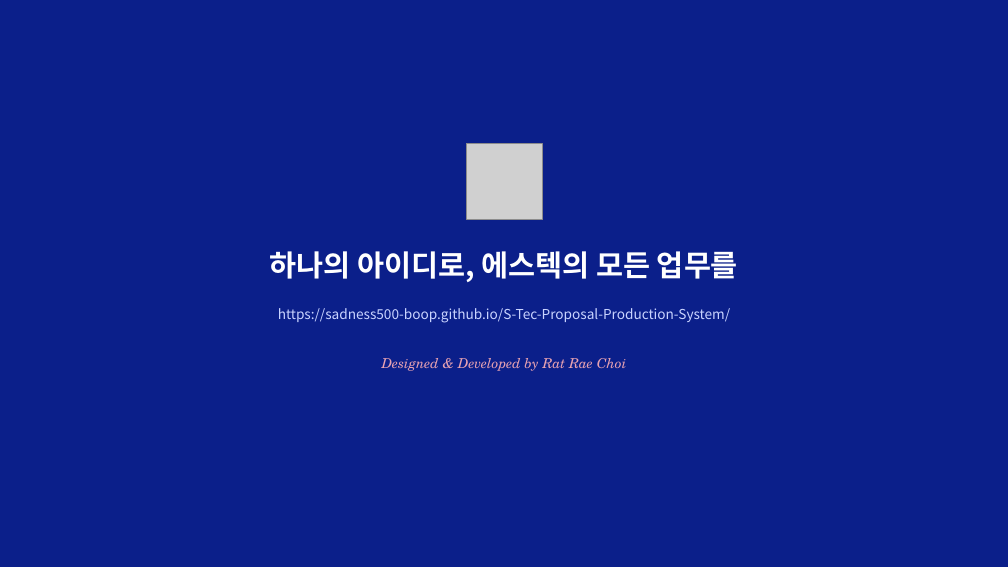
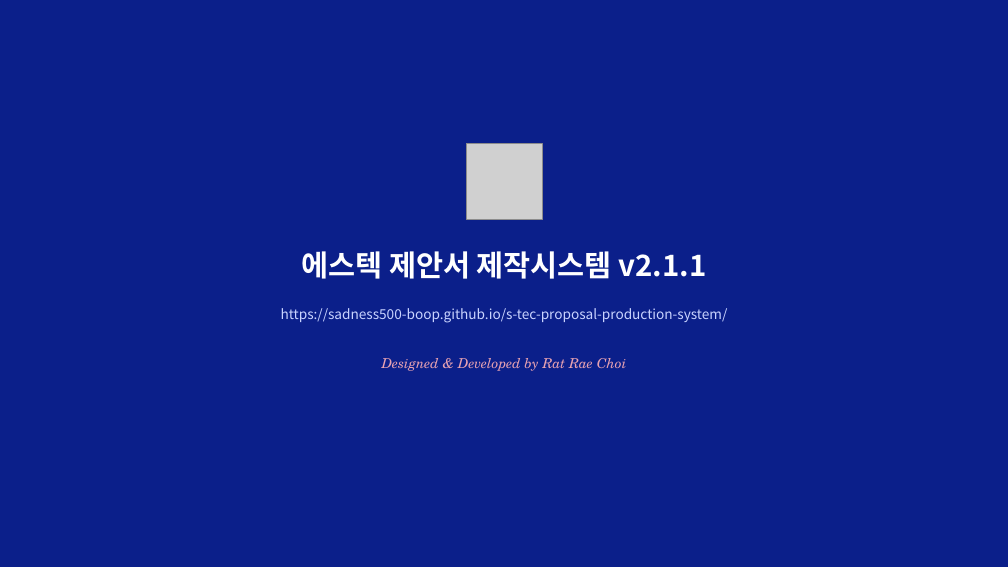
Before and after one commit to sadness500-boop/S-Tec-Proposal-Production-System, a slide deck: slide 23 of docs/S-Tec-Proposal-Production-System_사용자매뉴얼_v2.1.1.pptx (slide 21 before the commit). Drawn at 1008x567 pixels with LibreOffice and Linux fonts; fonts in the diff are those of the drawing; grey boxes stand for pictures. Boxes give left, top, right and bottom in pixels: in the first picture for what was removed or moved away, otherwise in the second. Text is boxed around its words. In the diff, an @@ line names an element or a change of style, - is before the commit and + after.

```diff
--- a/docs/S-Tec-Proposal-Production-System_사용자매뉴얼_v2.1.1.pptx
+++ b/docs/S-Tec-Proposal-Production-System_사용자매뉴얼_v2.1.1.pptx
@@ text at (301, 251, 706, 279): text changed @@
-하나의 아이디로, 에스텍의 모든 업무를
+에스텍 제안서 제작시스템 v2.1.1
@@ text at (281, 308, 728, 323): text changed @@
-https://sadness500-boop.github.io/S-Tec-Proposal-Production-System/
+https://sadness500-boop.github.io/s-tec-proposal-production-system/
```
Also in this commit, not shown: 20 other slides changed, 2 slides added, 19 other files.
